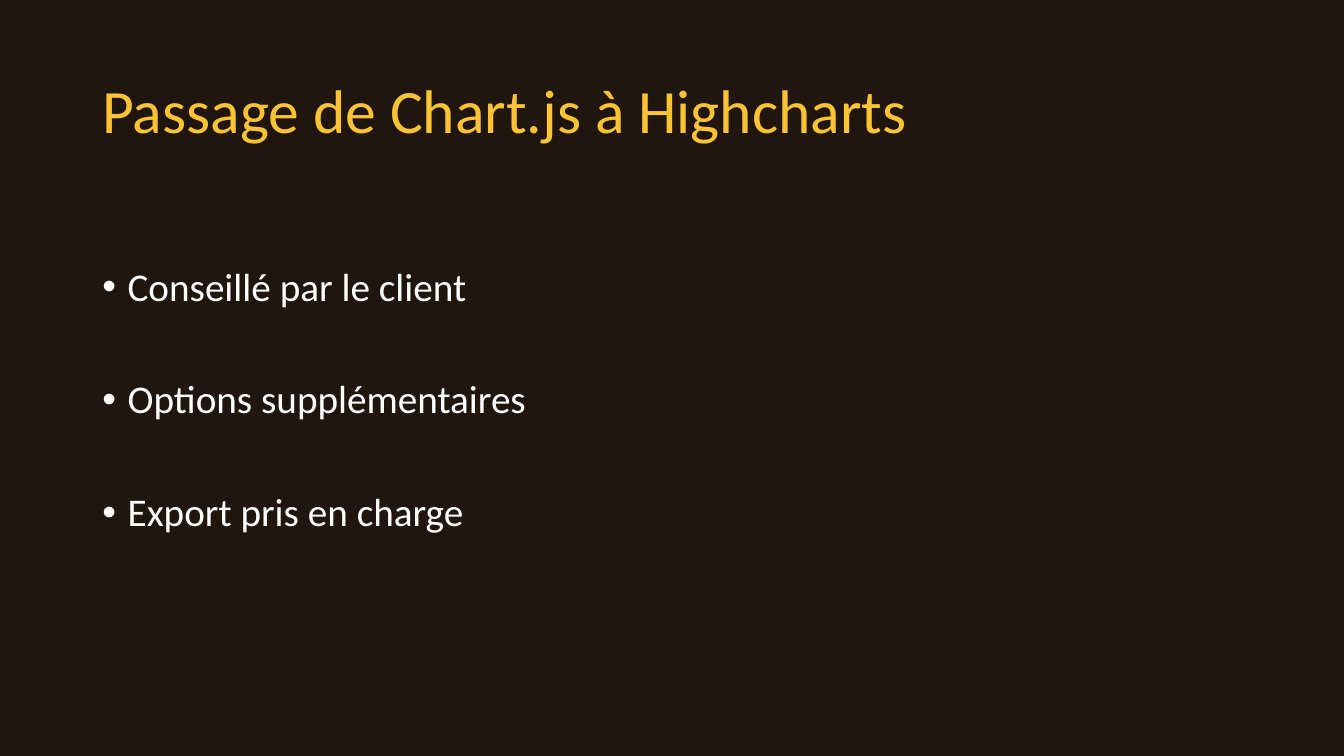
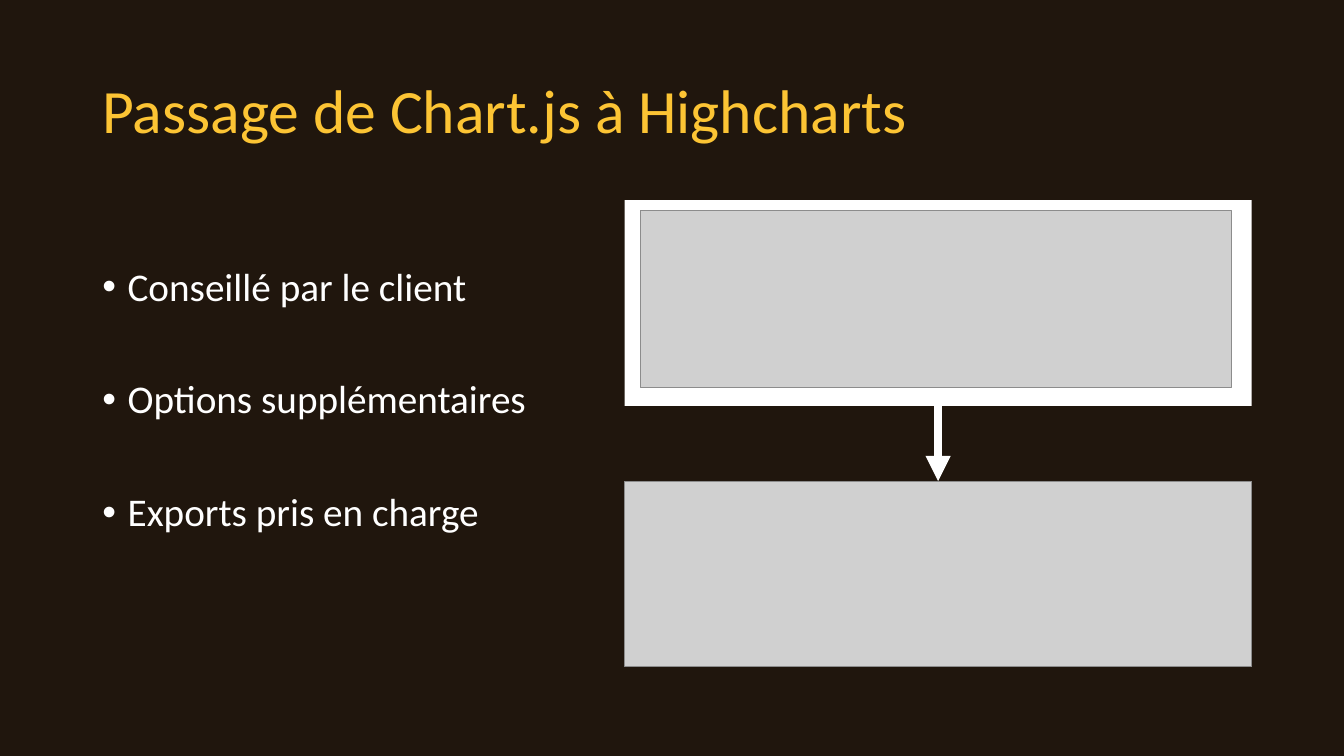
Before and after one commit to gdgaetan/openbee, a slide deck: slide 16 of présentation.pptx (slide 10 before the commit). Drawn at 1344x756 pixels with LibreOffice and Linux fonts; fonts in the diff are those of the drawing; grey boxes stand for pictures; background and template pictures are left out. Boxes give left, top, right and bottom in pixels: in the first picture for what was removed or moved away, otherwise in the second. Text is boxed around its words. In the diff, an @@ line names an element or a change of style, - is before the commit and + after.

```diff
--- a/présentation.pptx
+++ b/présentation.pptx
@@ rectangle added at [625, 201, 1252, 406], fill #FFFFFF @@
@@ picture added at [640, 211, 1231, 388] @@
@@ arrow added from (939, 406) to (939, 481), #FFFFFF 6 pt @@
@@ text at [128, 498, 479, 533]: text changed @@
-• Export pris en charge
+• Exports pris en charge
@@ picture added at [625, 481, 1252, 666] @@
```
Also in this commit, not shown: 10 other slides changed, 8 slides added, 1 slide removed, 1 other file.
